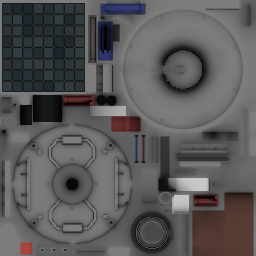
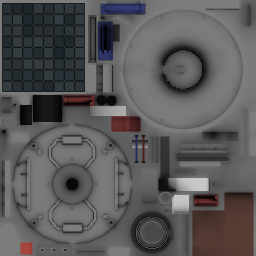
Revision of a layered w=256, h=256 image; what changed, layer by layer:
painted on "Layer 5" (2nd of 2) over (132, 140, 148, 148)
